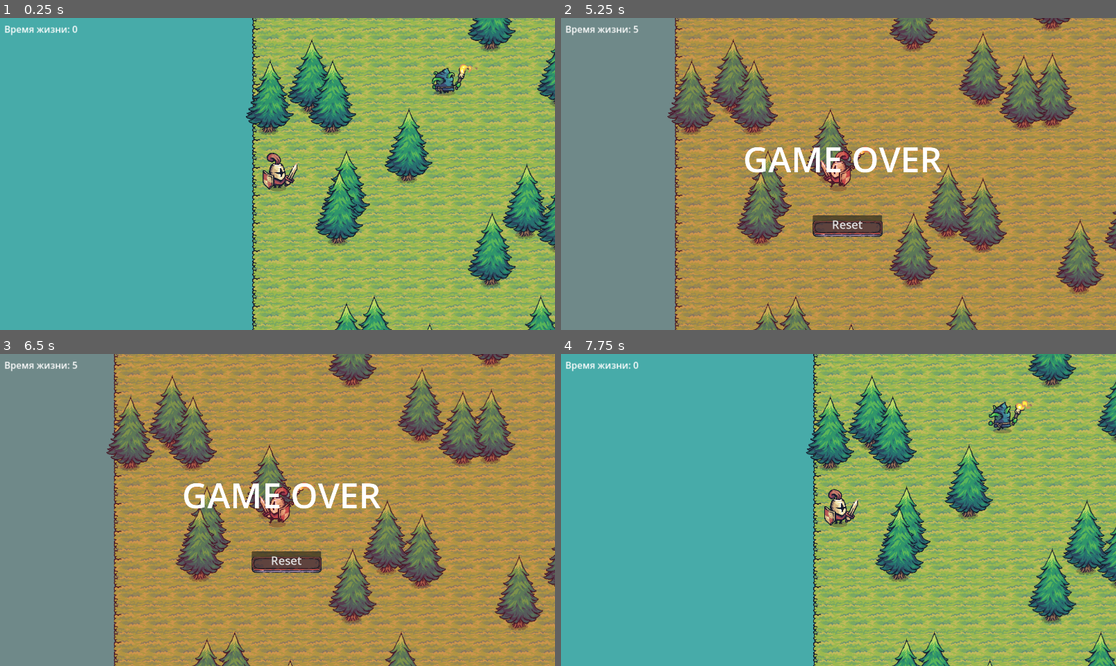
Above: before the commit, frames 1-4 (two rows, left to right).
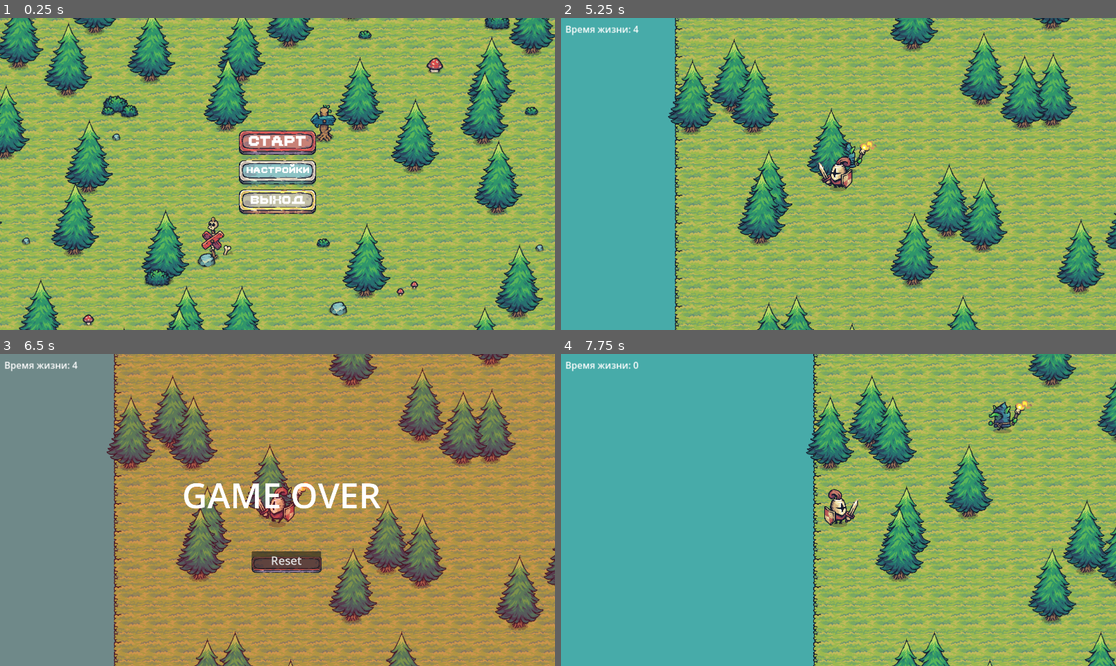
Above: after the commit, the same moments.

Repository: darkicestormteam/Fgame
Game: Godot game, scene res://scenes/mainmenu.tscn
The game is run twice, just before and just after one commit, with the same random seed, the same clock (stepped at 60 frames per second) and the same inputs. Before the commit the project starts from res://scenes/game.tscn.
Inputs (mouse positions are in pixels of both pictures, inside the frame that each line leads up to):
- Up to frame 1 (0.25 s): no input
- Up to frame 2 (5.25 s): click (838, 145) at 0.5 s, where only the run after the commit has a clickable "старт"; hold D (move_right) 1.28-2.03 s; hold S (move_down) 2.03-2.78 s; hold D (move_right) 2.78-3.53 s; hold W (move_up) 3.53-4.28 s; hold A (move_left) from 4.28 s (still down)
- Up to frame 3 (6.5 s): release A (move_left) at 5.78 s; hold S (move_down) from 5.78 s (still down)
- Up to frame 4 (7.75 s): tap Enter at 6.5 s; release S (move_down) at 6.53 s; hold D (move_right) 6.53-7.25 s; click "Reset" at 7.25 s

The runs differ from the first frame. In frame 1, 82% of the frame differs, in the area x 0-100%, y 0-100%; in frame 2, 100%; in frame 3, 3.6%; in frame 4, nothing differs.

Commit message:
Update project to launch with main menu scene
- Modified project.godot to change run/main_scene from uid://cxfg8mrhm5oxy to uid://ldito7hwbs5p for main menu startup
- Updated .gitignore with comprehensive Godot-specific ignore patterns including import files, assets, and editor-generated content

Diff:
--- a/project.godot
+++ b/project.godot
@@ -11,7 +11,7 @@
 [application]
 
 config/name="Fgame"
-run/main_scene="uid://cxfg8mrhm5oxy"
+run/main_scene="uid://ldito7hwbs5p"
 config/features=PackedStringArray("4.4", "Forward Plus")
 config/icon="res://icon.svg"
 
Not shown, changed: .gitignore
